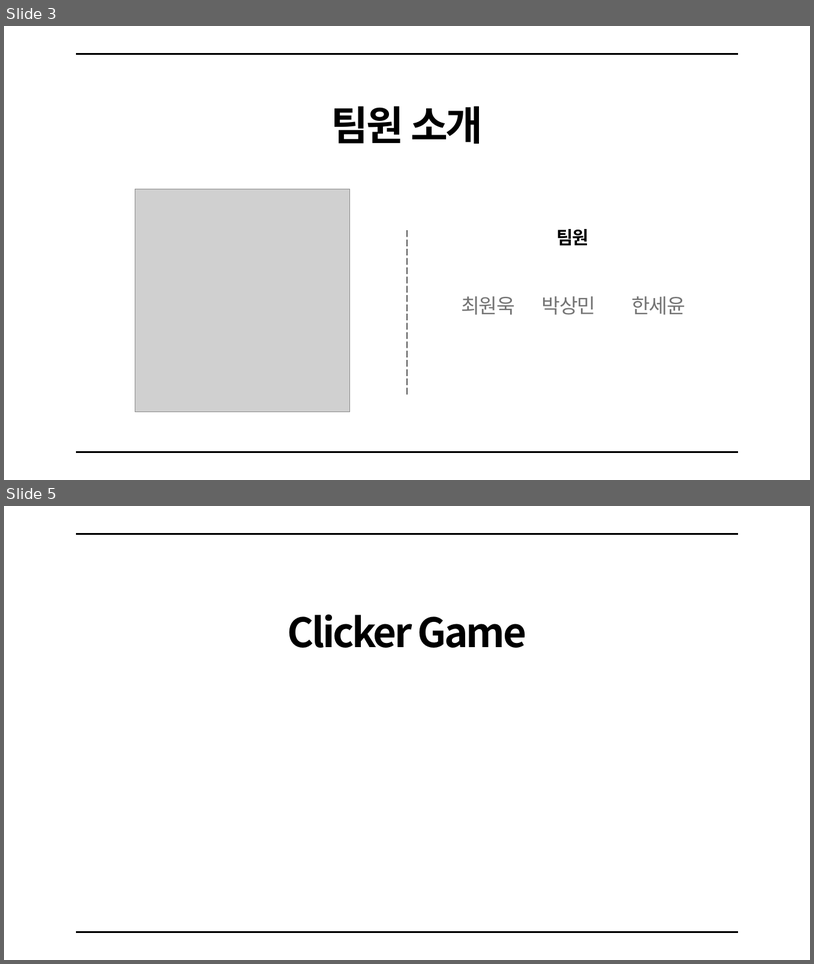
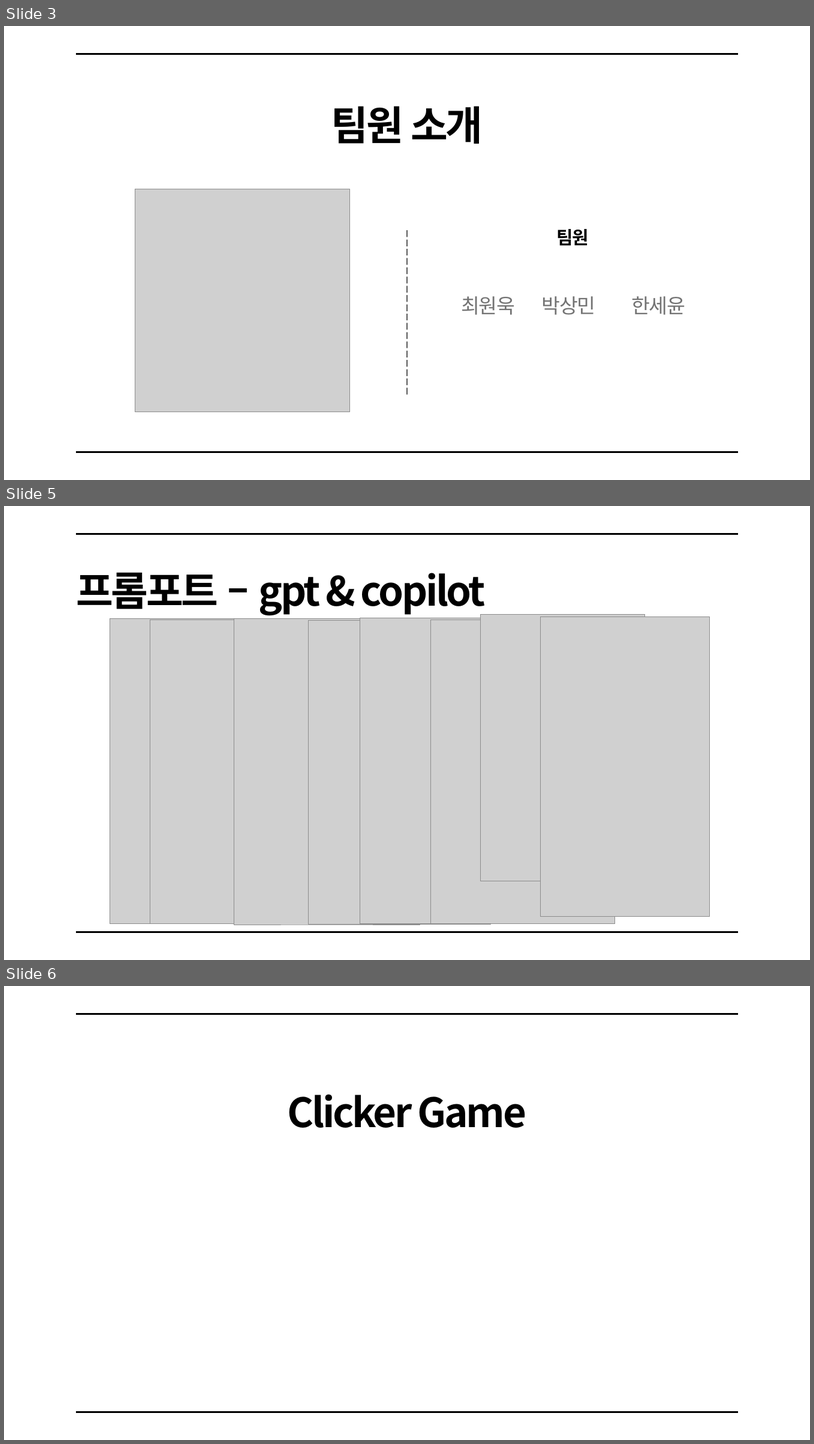
Before and after one commit to qkrtkdals962/gamp, a slide deck: 게임프로그래밍.pptx. Shown one above the other, each under a label of ours: slides 3 and 5 before the commit, slides 3, 5 and 6 after it; the slides between them are not shown. The pictures are 814x964 and 814x1444 pixels, drawn with LibreOffice and Linux fonts; fonts in the diff are those of the drawing; grey boxes stand for pictures. Boxes give left, top, right and bottom in pixels: in the first picture for what was removed or moved away, otherwise in the second. Text is boxed around its words. In the diff, an @@ line names an element or a change of style, - is before the commit and + after.

```diff
--- a/게임프로그래밍.pptx
+++ b/게임프로그래밍.pptx
@@ slide 5 added at (4,506,810,960), background #FFFFFF @@
@@ line added from (76, 534) to (738, 534), #000000 3 pt @@
@@ text added at (76,573,486,616), 72 pt, text #000000, bold @@
+프롬포트 – gpt & copilot
@@ picture added at (110,618,299,924) @@
@@ picture added at (150,619,334,924) @@
@@ picture added at (234,618,420,924) @@
@@ picture added at (308,620,491,924) @@
@@ picture added at (360,618,543,924) @@
@@ picture added at (431,619,615,924) @@
@@ picture added at (480,614,645,880) @@
@@ picture added at (540,616,710,916) @@
@@ line added from (76, 932) to (738, 932), #000000 3 pt @@
@@ what was slide 5 is now slide 6 @@
```
Also in this commit, not shown: 4 slides changed, 1 other file.
